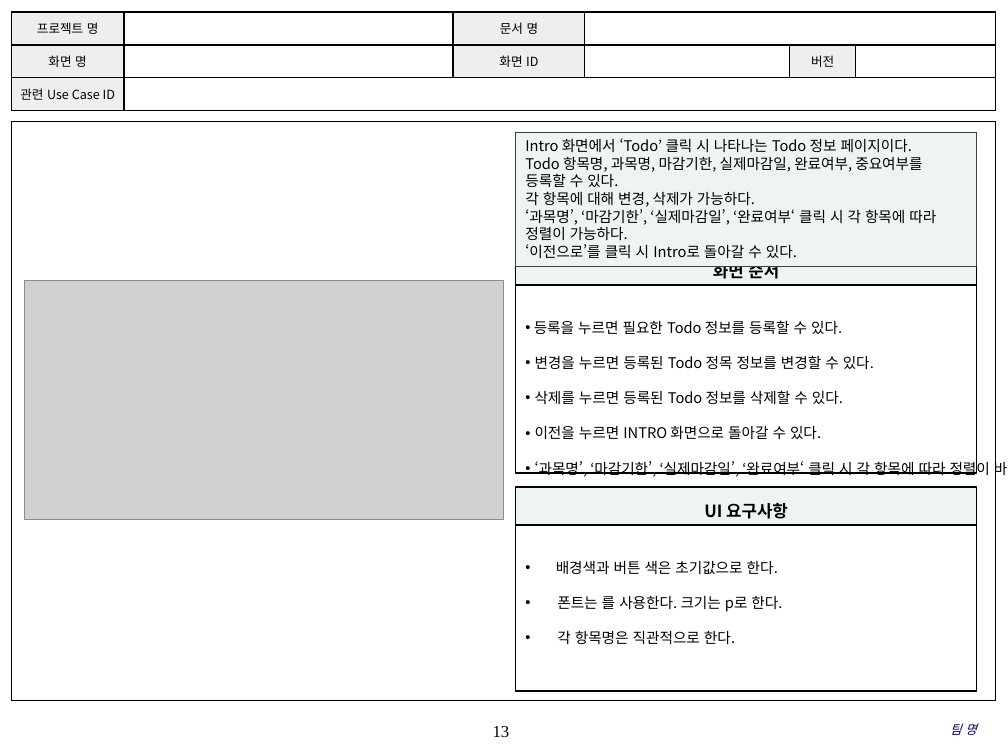
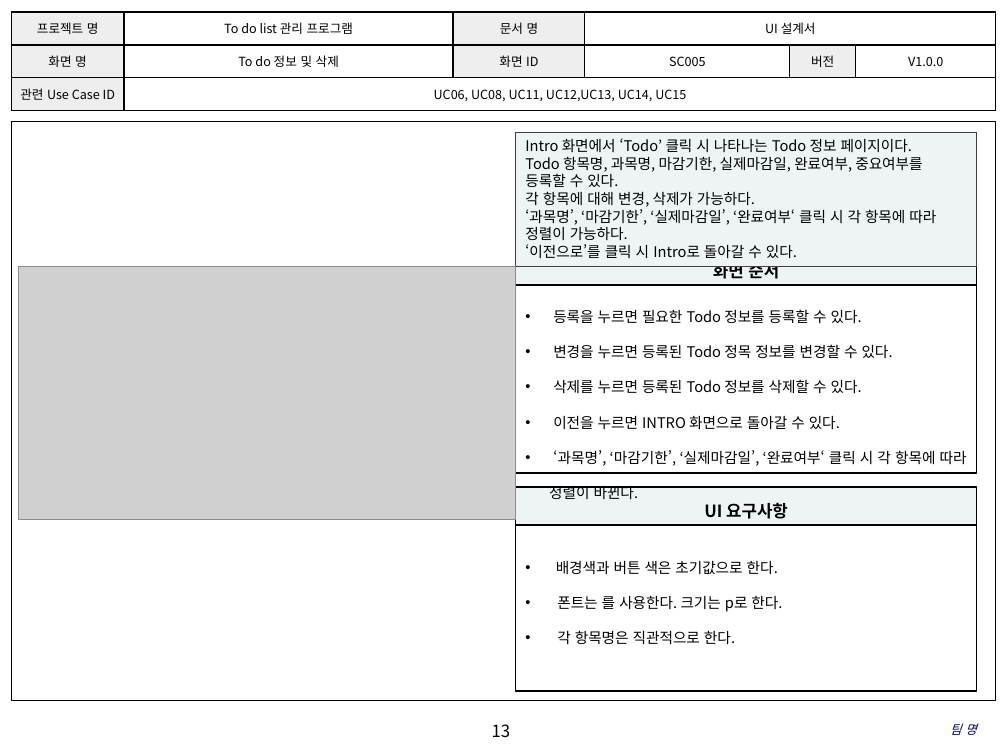
Before and after one commit to SE-admin/7, a slide deck: slide 13 of doc/3_ 설계서/UI Design Template.pptx. Drawn at 1008x756 pixels with LibreOffice and Linux fonts; fonts in the diff are those of the drawing; grey boxes stand for pictures; background and template pictures are left out. Boxes give left, top, right and bottom in pixels: in the first picture for what was removed or moved away, otherwise in the second. Text is boxed around its words. In the diff, an @@ line names an element or a change of style, - is before the commit and + after.

Commit message:
UI Design Template|doc|UI디자인오타수정

```diff
--- a/doc/3_ 설계서/UI Design Template.pptx
+++ b/doc/3_ 설계서/UI Design Template.pptx
@@ table at (11,12,995,111) @@
-row 1, column 2: 
+row 1, column 2: To do list 관리 프로그램
-row 1, column 4: 
+row 1, column 4: UI 설계서
-row 2: 화면 명 |  | 화면 ID |  | 버전 | 
+row 2: 화면 명 | To do 정보 및 삭제 | 화면 ID | SC005 | 버전 | V1.0.0
-row 3, column 2: 
+row 3, column 2: UC06, UC08, UC11, UC12,UC13, UC14, UC15
@@ picture: place and size @@
-picture at (25,280,504,519)
+picture at (18,267,515,519)
@@ text in rectangle at (534,320,990,477): text removed @@
-• 등록을 누르면 필요한 Todo 정보를 등록할 수 있다.
-• 변경을 누르면 등록된 Todo 정목 정보를 변경할 수 있다.
-• 삭제를 누르면 등록된 Todo 정보를 삭제할 수 있다.
-• 이전을 누르면 INTRO 화면으로 돌아갈 수 있다.
-• ‘과목명’, ‘마감기한’, ‘실제마감일’, ‘완료여부‘ 클릭 시 각 항목에 따라 정렬이 바뀐다.
@@ text added at (549,309,967,499), 10.5 pt, text #000000 @@
+• 등록을 누르면 필요한 Todo 정보를 등록할 수 있다.
+• 변경을 누르면 등록된 Todo 정목 정보를 변경할 수 있다.
+• 삭제를 누르면 등록된 Todo 정보를 삭제할 수 있다.
+• 이전을 누르면 INTRO 화면으로 돌아갈 수 있다.
+• ‘과목명’, ‘마감기한’, ‘실제마감일’, ‘완료여부‘ 클릭 시 각 항목에 따라 정렬이 바뀐다.
@@ page number at (492,724,511,738): font Times New Roman to Noto Sans CJK KR @@
```
Also in this commit, not shown: 17 other slides changed.
